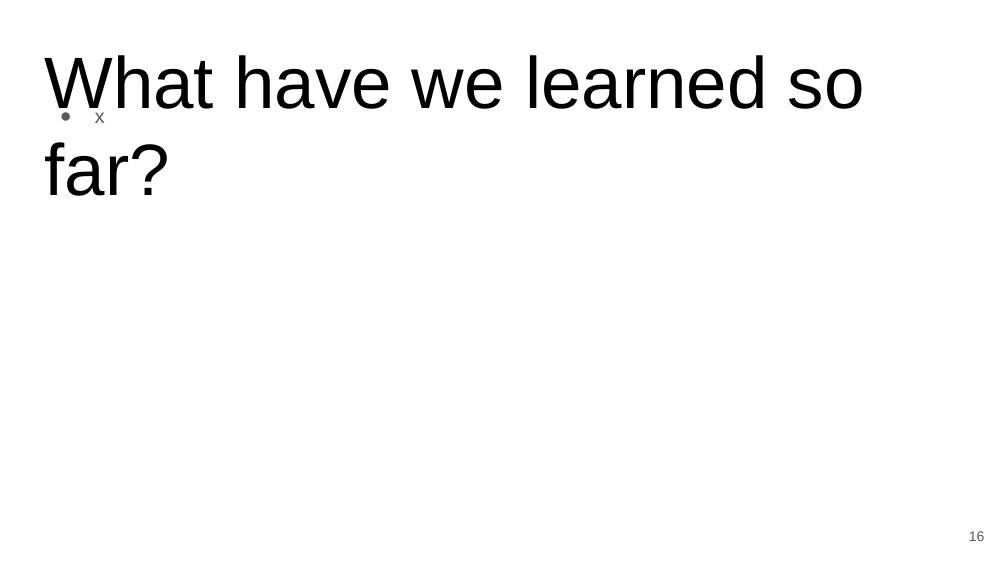
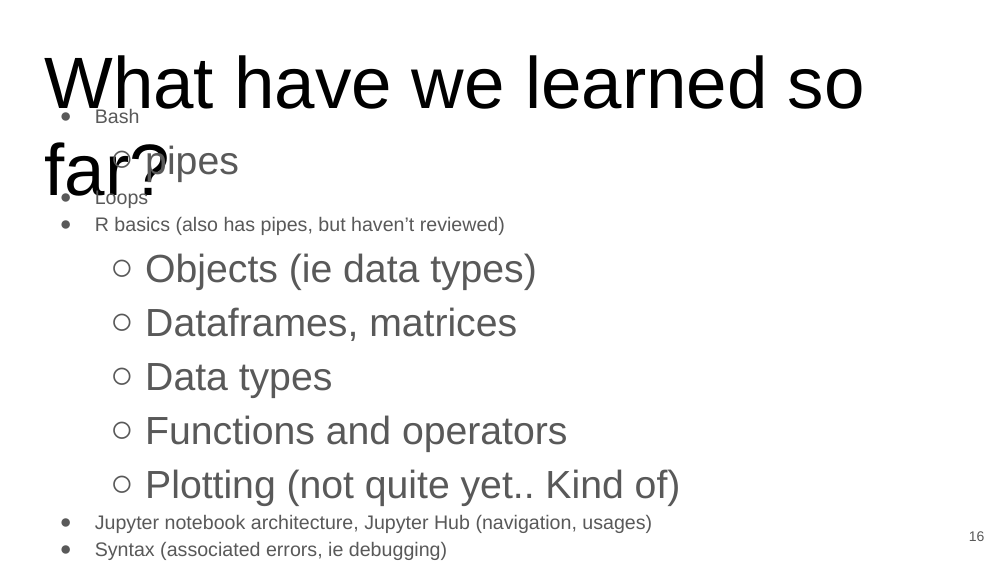
Before and after one commit to SuLab/Applied-Bioinformatics, a slide deck: slide 16 of Lectures/A4.a_R-DataAnalysis.pptx. Drawn at 1008x567 pixels with LibreOffice and Linux fonts; fonts in the diff are those of the drawing. Boxes give left, top, right and bottom in pixels: in the first picture for what was removed or moved away, otherwise in the second. Text is boxed around its words. In the diff, an @@ line names an element or a change of style, - is before the commit and + after.

```diff
--- a/Lectures/A4.a_R-DataAnalysis.pptx
+++ b/Lectures/A4.a_R-DataAnalysis.pptx
@@ text at box(95, 109, 681, 560): text changed @@
-● x
+● Bash
+  ○ pipes
+● Loops
+● R basics (also has pipes, but haven’t reviewed)
+  ○ Objects (ie data types)
+  ○ Dataframes, matrices
+  ○ Data types
+  ○ Functions and operators
+  ○ Plotting (not quite yet.. Kind of)
+● Jupyter notebook architecture, Jupyter Hub (navigation, usages)
+● Syntax (associated errors, ie debugging)
```
Also in this commit, not shown: 2 other slides changed.
